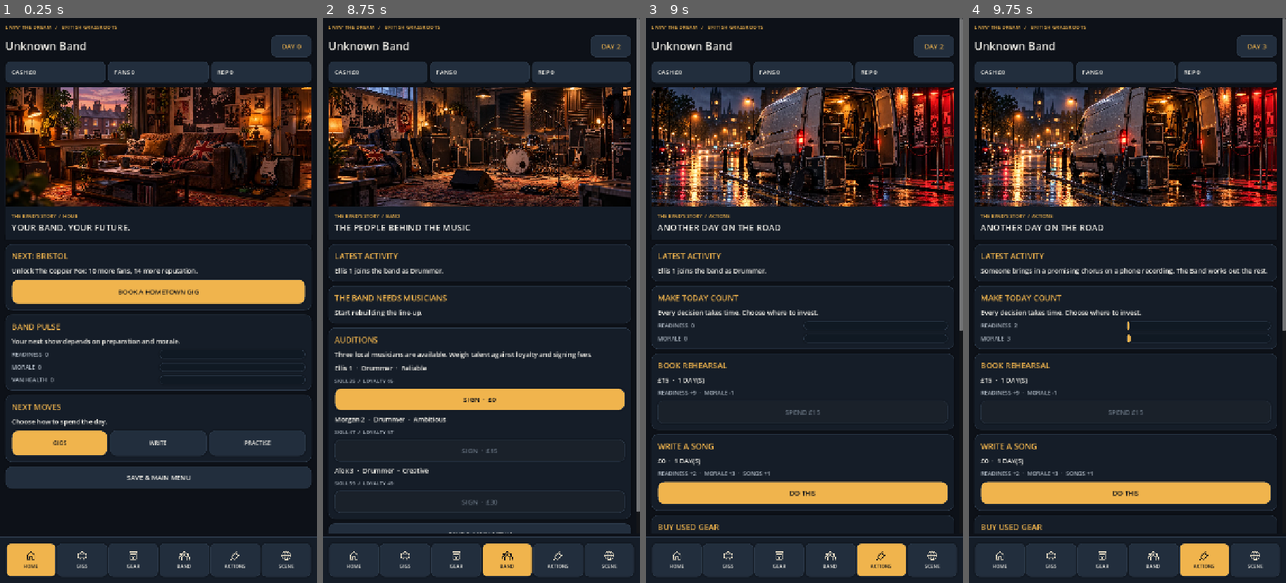
Above: before the commit, frames 1-4 (left to right).
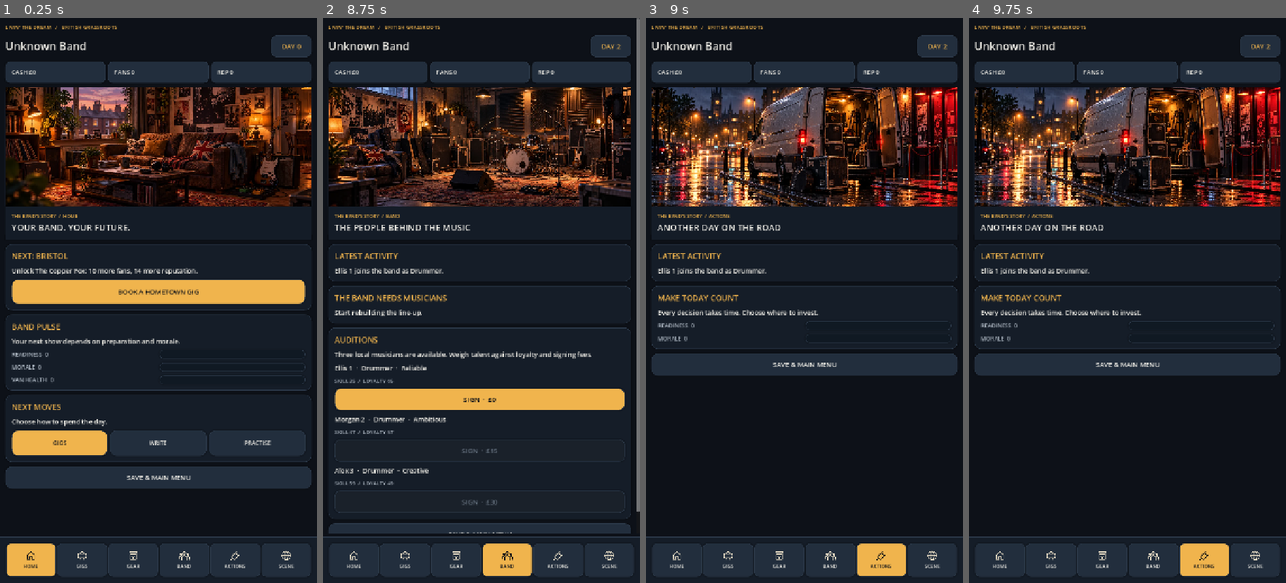
Above: after the commit, the same moments.

Repository: alimuir654-rgb/BandMaster
Game: Godot game, scene res://Scenes/CareerHub.tscn
The game is run twice, just before and just after one commit, with the same random seed, the same clock (stepped at 60 frames per second) and the same inputs. This scene is started directly instead of the project's main scene.
Inputs (mouse positions are in pixels of both pictures, inside the frame that each line leads up to):
- Up to frame 1 (0.25 s): no input
- Up to frame 2 (8.75 s): click "BOOK A HOMETOWN GIG" at 0.5 s; click "GO TO AUDITIONS" at 1.25 s; click "SIGN · £0" at 2 s; click "SIGN · £0" at 2.75 s; click (354, 560) at 3.52 s; click "BOOK A HOMETOWN GIG" at 4.25 s; click "GO TO AUDITIONS" at 5 s; click (405, 560) at 5.77 s; click "GO TO AUDITIONS" at 6.5 s; click (456, 560) at 7.27 s; click (506, 560) at 8.02 s
- Up to frame 3 (9 s): click (880, 560) at 8.77 s
- Up to frame 4 (9.75 s): click (1124, 492) at 9.5 s, where only the run before the commit has a clickable "DO THIS"

Frames 1-2 are identical in both runs. In frame 3, 16% of the frame differs, in the area x 1-100%, y 0-91%; in frame 4, 16%.
Error before the commit: Invalid access to property or key 'band' on a base object of type 'Dictionary'. (res://Scripts/career_hub.gd:560)
Error after the commit: Parse Error: Could not preload resource script "res://Scripts/band_chemistry.gd". (res://Scripts/career_actions.gd:2)

Commit message:
gameplay: apply member trait effects to existing rehearsals and songwriting

Diff:
--- a/Scripts/career_actions.gd
+++ b/Scripts/career_actions.gd
@@ -1,4 +1,5 @@
 extends RefCounted
+const Chemistry = preload("res://Scripts/band_chemistry.gd")
 # Platform-neutral, deterministic action resolver. UI and future LLM only describe outcomes.
 const ACTIONS := {
     "rehearse": {"label": "BOOK REHEARSAL", "cost": 15, "days": 1, "readiness": 9, "morale": -1, "tension": 2},
@@ -38,6 +39,7 @@
     var counters: Dictionary = next.get("action_counters", {}).duplicate(true)
     counters[action_id] = int(counters.get(action_id, 0)) + 1
     next["action_counters"] = counters
+    next = Chemistry.work(next,action_id)
     var opportunity := _opportunity(next)
     var base_message := _flavour(action_id, int(counters[action_id]), str(next.get("band_name", "The band")))
     if not opportunity.is_empty():
